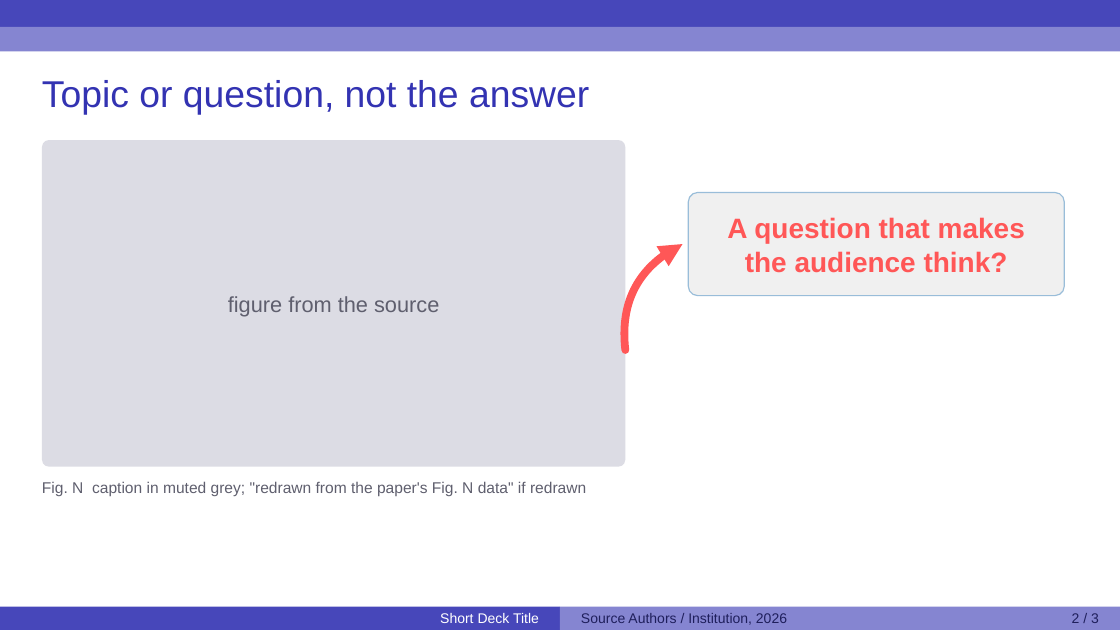
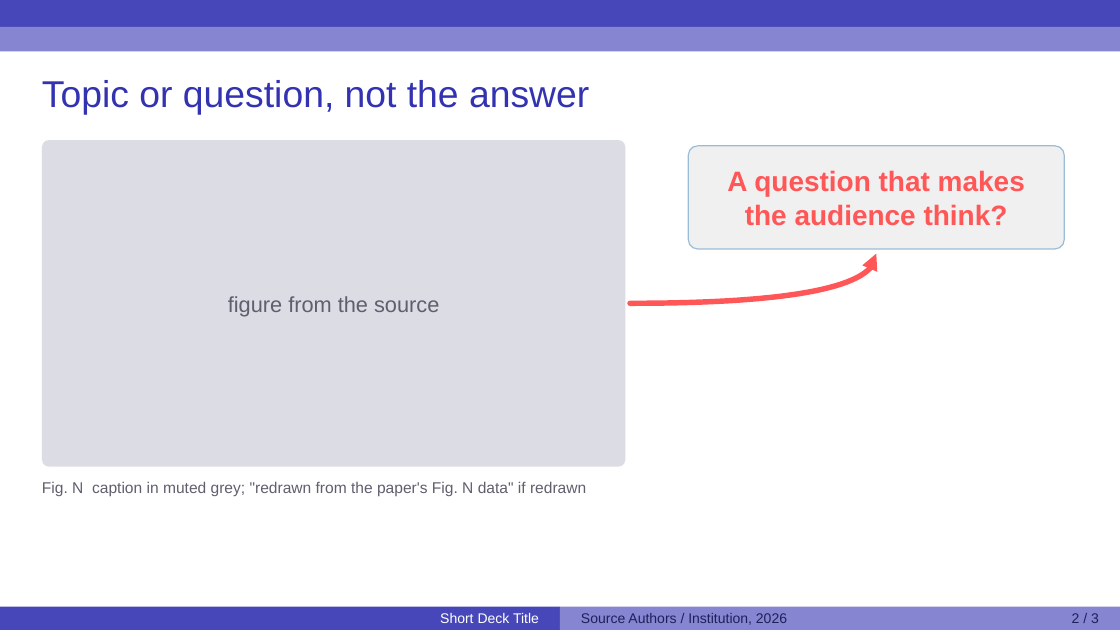
Before and after one commit to whats2000/paper-sharing-skills, a slide deck: slide 2 of skills/paper-discussion-slides/assets/sample-template.pptx. Drawn at 1120x630 pixels with LibreOffice and Linux fonts; fonts in the diff are those of the drawing. Boxes give left, top, right and bottom in pixels: in the first picture for what was removed or moved away, otherwise in the second. Text is boxed around its words. In the diff, an @@ line names an element or a change of style, - is before the commit and + after.

```diff
--- a/skills/paper-discussion-slides/assets/sample-template.pptx
+++ b/skills/paper-discussion-slides/assets/sample-template.pptx
@@ rounded rectangle: place and size @@
-rounded rectangle at [688, 193, 1064, 296]
+rounded rectangle at [688, 146, 1064, 249]
@@ text "A question that makes": place and size @@
-text "A question that makes" at [727, 217, 1025, 272]
+text "A question that makes" at [727, 170, 1025, 225]
@@ freeform shape: place and size @@
-freeform shape at [624, 244, 683, 350]
+freeform shape at [630, 254, 876, 304]
@@ freeform shape at [630, 254, 876, 304]: outline #FF5757 10 pt to #FF5757 7 pt @@
```
Also in this commit, not shown: 1 other slide changed, 5 other files.
